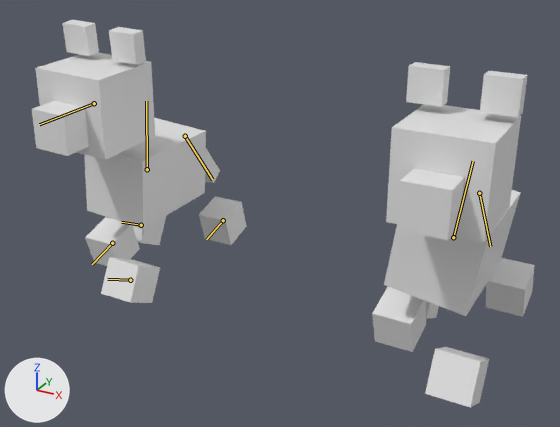
What one commit did to the Blender file Models/Dog/Dog.blend.
Before and after are seen from a 50 mm camera at (0.67, -2.5, 1.62) aimed at (-0.66, -0.09, 0.42). The lights are fixed; the arrows at lower left show +X, +Y and +Z. Both versions are drawn at frame 20 of the action 'Walk'; the numbers are the values there. The bones that change are drawn over the model as lines.
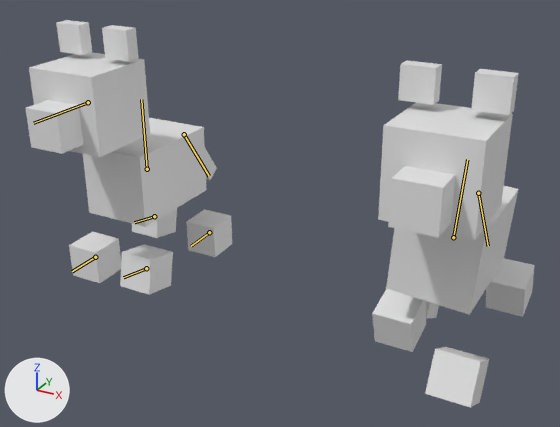
The change in detail:
Bone 'Torso' (bone_torso) turns from (0, 0, -8) to (0, 0, -4) degrees about its own x, y and z.
Bone 'Tail' (bone_tail) turns from (-59, -5, 0) to (-58, 0, -6) degrees about its own x, y and z.
Bone 'Bone' (bone_bone) moves from (0.0, -0.05, 0.0) to (0.0, -0.03, 0.0).
Bone 'Bone' (bone_bone) turns from (0, 0, -4) to (0, 0, 0) degrees about its own x, y and z.
Bone 'Bone.005' (bone_bone_005) turns from (-1, 2, 0) to (0, 0, 0) degrees about its own x, y and z.
Bone 'Bone.007' (bone_bone_007) turns from (-56, -8, 0) to (-55, 0, 0) degrees about its own x, y and z.
Bone 'Bone.001' (bone_bone_001) moves from (0.0, 0.77, 0.17) to (0.0, 0.08, 0.2).
Bone 'Bone.001' (bone_bone_001) turns from (27, 0, 0) to (11, 0, 0) degrees about its own x, y and z.
Bone 'Bone.002' (bone_bone_002) moves from (0.0, -0.86, 0.13) to (0.0, -0.09, 0.01).
Bone 'Bone.002' (bone_bone_002) turns from (-16, 0, 0) to (-2, 0, 0) degrees about its own x, y and z.
Bone 'Bone.003' (bone_bone_003) moves from (0.0, 0.77, 0.17) to (0.0, 0.08, 0.2).
Bone 'Bone.003' (bone_bone_003) turns from (27, 0, 0) to (11, 0, 0) degrees about its own x, y and z.
Bone 'Bone.004' (bone_bone_004) moves from (0.0, -0.86, 0.13) to (0.0, -0.09, 0.01).
Bone 'Bone.004' (bone_bone_004) turns from (-16, 0, 0) to (-2, 0, 0) degrees about its own x, y and z.

Changed parts and their boxes [x1, y1, x2, y2] in the pictures (560 x 427 px):
'Cube', posed: before [386, 104, 521, 243]; after [378, 103, 513, 240]
'Cube.009', posed: before [32, 52, 155, 160]; after [25, 52, 150, 157]
'Cube.010', posed: before [84, 118, 206, 229]; after [83, 118, 207, 227]
'Cube.001', posed: before [384, 190, 521, 316]; after [386, 186, 519, 315]
'Cube.011', posed (10% narrower, 11% taller): before [101, 257, 160, 303]; after [120, 244, 173, 295]
'Cube.012', posed: before [85, 217, 140, 266]; after [69, 232, 121, 283]
'Cube.013', posed: before [199, 196, 246, 245]; after [186, 209, 232, 257]
'Cube.008', posed: before [480, 71, 528, 117]; after [471, 69, 519, 115]
'Cube.003', posed: before [406, 62, 450, 107]; after [398, 60, 442, 105]
'Cube.016', posed: before [109, 27, 146, 65]; after [102, 25, 139, 61]
'Cube.017', posed: before [62, 20, 99, 56]; after [56, 20, 92, 55]
'Cube.014', posed: before [132, 216, 166, 245]; after [132, 208, 177, 238]
'Cube.015', posed: before [205, 149, 220, 183]; after [205, 148, 217, 180]
bone 'Torso', root to tip: before (453, 237) to (473, 161); after (453, 237) to (467, 159)
bone 'Tail', root to tip: before (479, 193) to (490, 246); after (478, 193) to (488, 246)
bone 'Bone', root to tip: before (147, 169) to (146, 101); after (147, 169) to (141, 99)
bone 'Bone.005', root to tip: before (94, 103) to (39, 124); after (88, 102) to (33, 123)
bone 'Bone.007', root to tip: before (185, 136) to (212, 179); after (184, 134) to (209, 176)
bone 'Bone.001', root to tip: before (130, 280) to (107, 279); after (146, 268) to (123, 277)
bone 'Bone.002', root to tip: before (112, 243) to (92, 264); after (95, 257) to (72, 271)
bone 'Bone.003', root to tip: before (141, 225) to (121, 222); after (154, 216) to (134, 222)
bone 'Bone.004', root to tip: before (223, 220) to (206, 239); after (209, 232) to (191, 246)
